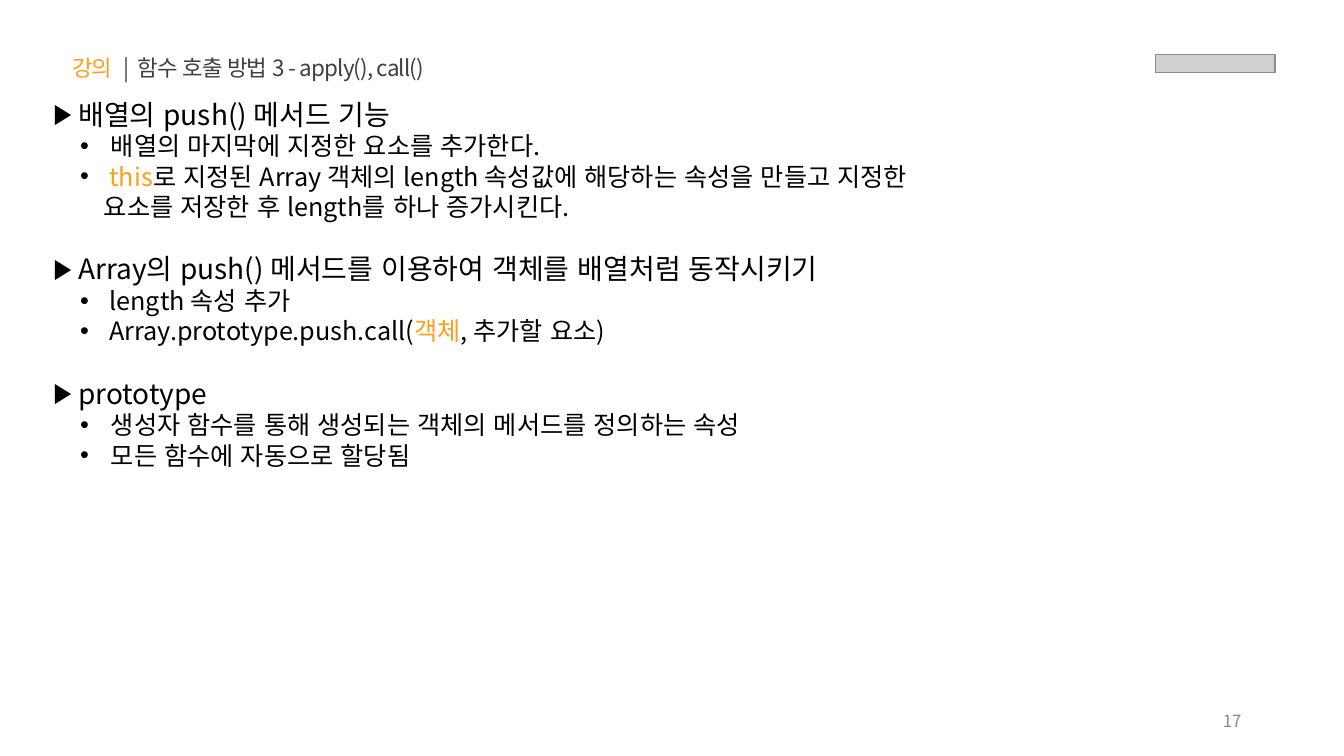
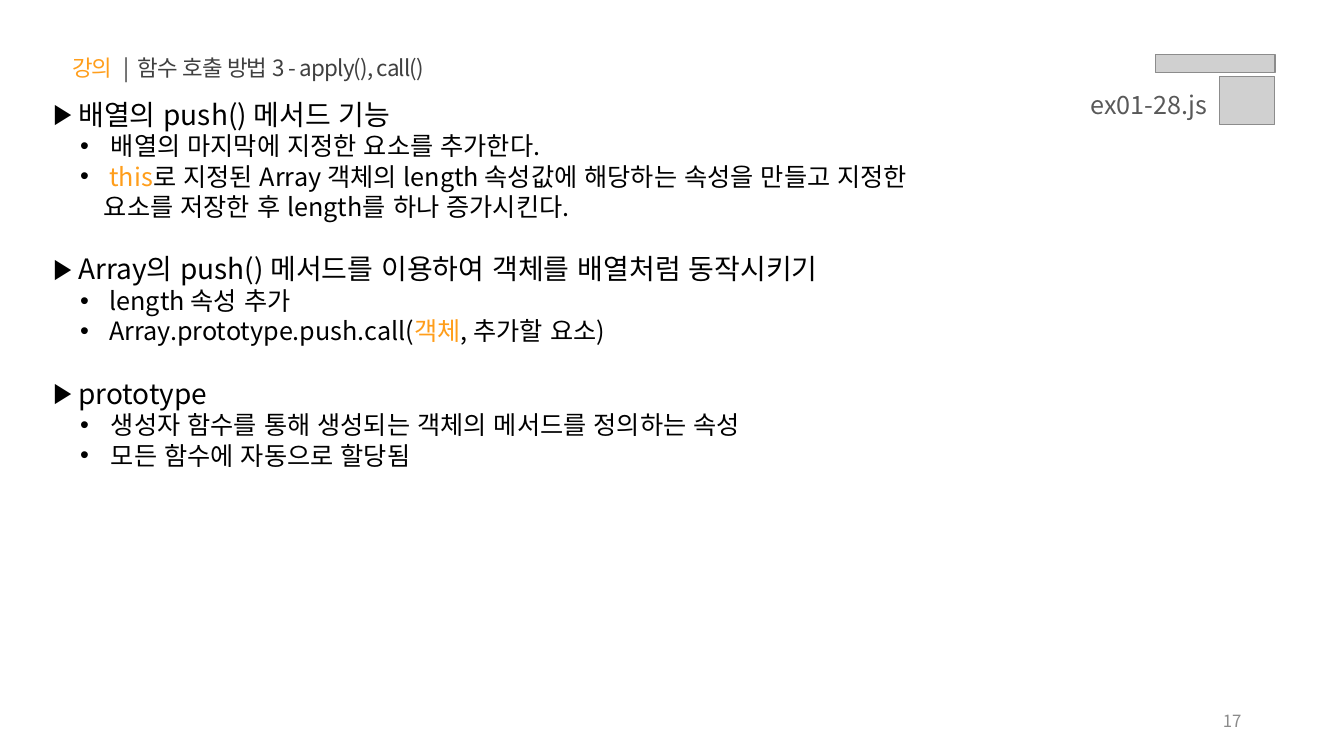
Before and after one commit to yebin-jeong/learn-js, a slide deck: slide 17 of PPT/02.자바스크립트 - 함수.pptx. Drawn at 1344x756 pixels with LibreOffice and Linux fonts; fonts in the diff are those of the drawing; grey boxes stand for pictures. Boxes give left, top, right and bottom in pixels: in the first picture for what was removed or moved away, otherwise in the second. Text is boxed around its words. In the diff, an @@ line names an element or a change of style, - is before the commit and + after.

```diff
--- a/PPT/02.자바스크립트 - 함수.pptx
+++ b/PPT/02.자바스크립트 - 함수.pptx
@@ picture added at (x1=1220, y1=77, x2=1275, y2=125) @@
@@ text added at (x1=1090, y1=94, x2=1207, y2=120), 18 pt, text #595959 @@
+ex01-28.js
```
Also in this commit, not shown: 8 other slides changed.
